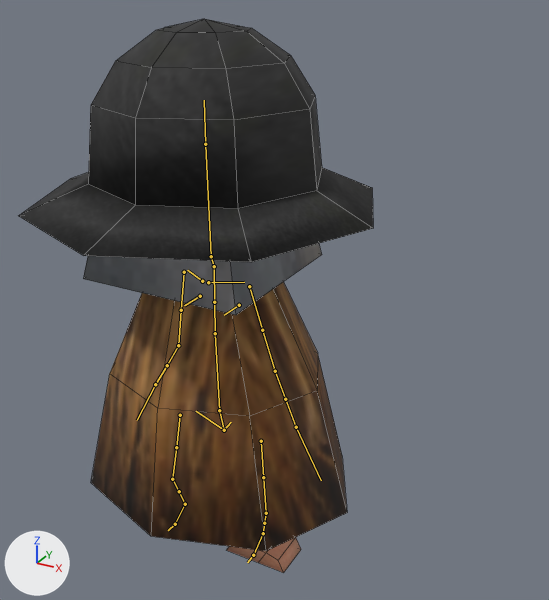
The Blender file pocket-ronin/yokai-grunt.blend: old version first, new version second.
One viewpoint serves both versions: a 50 mm lens placed at (2.54, -3.8, 3.91), pointed at (-0.26, 1.29, 1.36). Lighting does not change. The marker at lower left points along +X, +Y and +Z. The older version comes first. The bones that change, and the others that lie on the model, are drawn over the model as lines. Mesh edges are drawn as thin lines.

Objects in the first picture: 'body', 'hat', 'head', 'leg.r'.
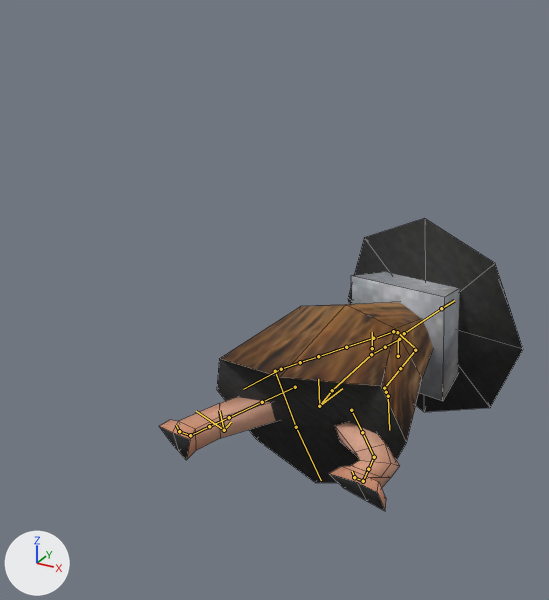
The newer file adds an action. The first version stands in its rest pose; the second is drawn at frame 1 of the action 'getup'.

The edits, one by one:
Bone 'root' (bone_root) moves from (0.0, 0.0, 0.0) to (-0.059, 0.413, 0.308).
Bone 'root' (bone_root) turns from (0, 0, 0) to (-36, -1, -4) degrees about its own x, y and z.
Bone 'torso' (bone_torso) moves from (0.0, 0.0, 0.0) to (0.016, 0.946, -0.155).
Bone 'torso' (bone_torso) turns from (0, 0, 0) to (-52, 3, -12) degrees about its own x, y and z.
Bone 'chest' (bone_chest) turns from (0, 0, 0) to (-3, -2, 2) degrees about its own x, y and z.
Bone 'spine_fk.001' (bone_spine_fk_001) turns from (0, 0, 0) to (8, 2, -1) degrees about its own x, y and z.
Bone 'hand_ik.L' (bone_hand_ik_l) moves from (0.0, 0.0, 0.0) to (0.019, 0.954, -0.172).
Bone 'hand_ik.L' (bone_hand_ik_l) turns from (0, 0, 0) to (25, -6, -27) degrees about its own x, y and z.
Bone 'hand_ik.R' (bone_hand_ik_r) moves from (0.0, 0.0, 0.0) to (0.025, 1.069, -0.2).
Bone 'hand_ik.R' (bone_hand_ik_r) turns from (0, 0, 0) to (24, 18, 24) degrees about its own x, y and z.
Bone 'foot_ik.L' (bone_foot_ik_l) moves from (0.0, 0.0, 0.0) to (0.314, 0.84, 0.043).
Bone 'foot_ik.L' (bone_foot_ik_l) turns from (0, 0, 0) to (-36, -1, -6) degrees about its own x, y and z.
Bone 'foot_ik.R' (bone_foot_ik_r) moves from (0.0, 0.0, 0.0) to (-0.658, 0.649, -0.085).
Bone 'foot_ik.R' (bone_foot_ik_r) turns from (0, 0, 0) to (-36, -1, -6) degrees about its own x, y and z.

What differs and where, as boxes [x1, y1, x2, y2] in the pictures (549 x 600 px):
'hat', posed (50% narrower, 20% shorter)
    before: [19, 19, 373, 262]
    after: [348, 218, 523, 412]
'body', posed
    before: [91, 282, 347, 551]
    after: [217, 302, 433, 483]
'head', posed
    before: [83, 244, 322, 315]
    after: [351, 272, 460, 401]
'leg.r', posed
    before: [227, 537, 301, 573]
    after: [159, 397, 400, 511]
